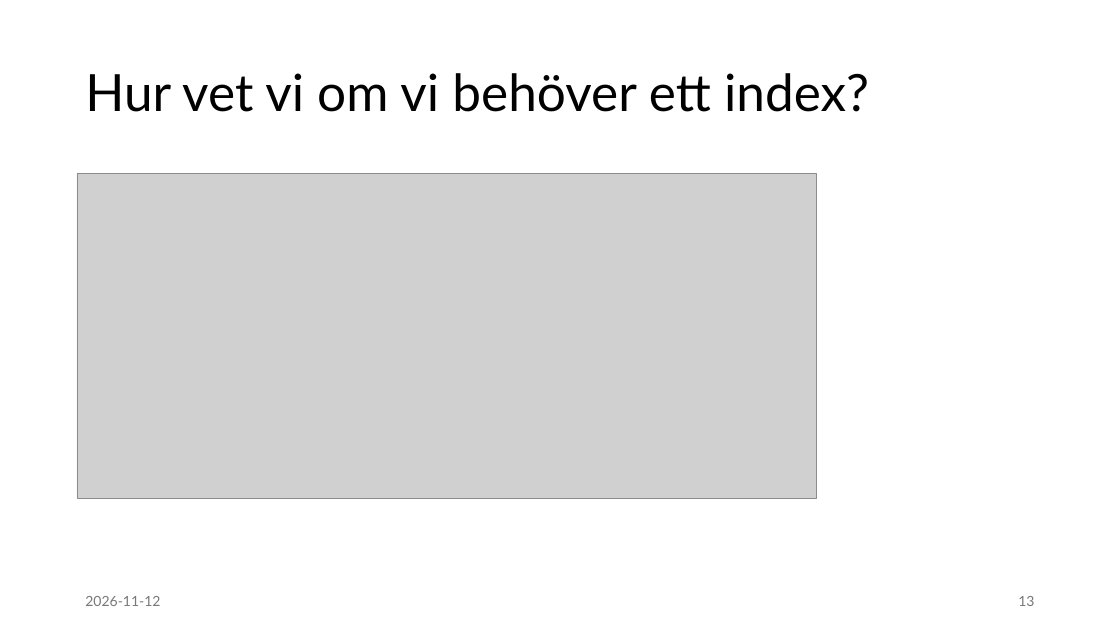
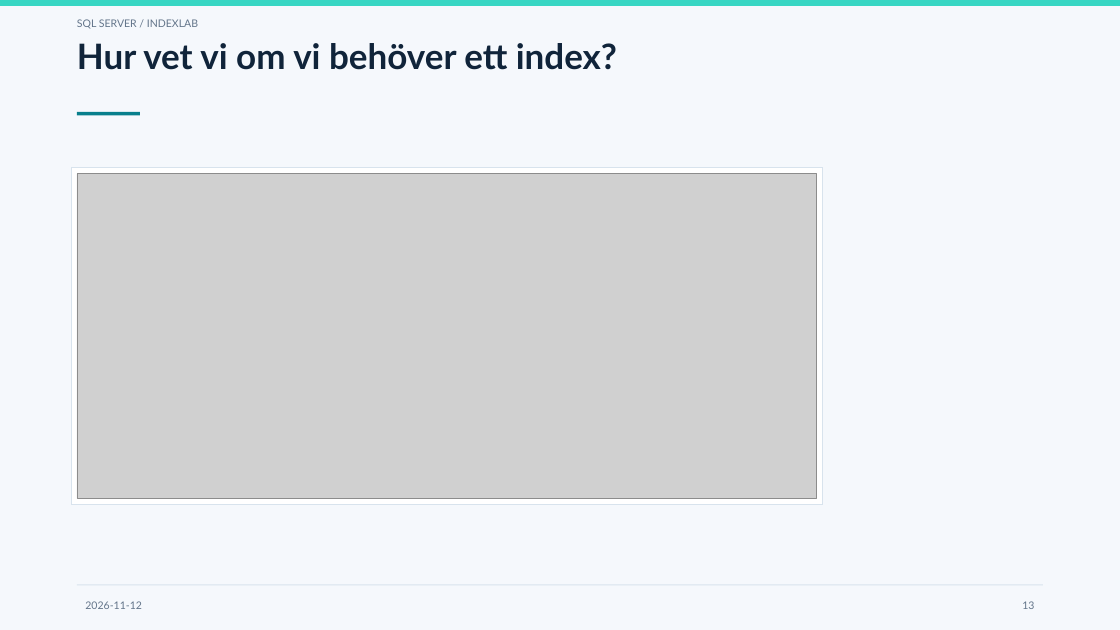
Before and after one commit to moppis/indexing, a slide deck: slide 13 of presentation/Indexering.pptx. Drawn at 1120x630 pixels with LibreOffice and Linux fonts; fonts in the diff are those of the drawing; grey boxes stand for pictures. Boxes give left, top, right and bottom in pixels: in the first picture for what was removed or moved away, otherwise in the second. Text is boxed around its words. In the diff, an @@ line names an element or a change of style, - is before the commit and + after.

```diff
--- a/presentation/Indexering.pptx
+++ b/presentation/Indexering.pptx
@@ background #FFFFFF to #F5F8FC @@
@@ rectangle added at box(0, 0, 1120, 6), fill #37D6C3 @@
@@ text added at box(77, 19, 198, 29), 9 pt, text #63758A @@
+SQL SERVER / INDEXLAB
@@ title "Hur vet vi om vi ..." at box(77, 43, 617, 70): size 44 to 30 pt, text colour #000000 to #10243A, bold on; vertical alignment middle to top @@
@@ rectangle added at box(77, 112, 140, 115), fill #087F8C @@
@@ rectangle added at box(71, 168, 823, 504), fill #FFFFFF, outline #D8E3ED 0.75 pt @@
@@ text "2026-11-12" at box(85, 601, 142, 609): size 12 to 9 pt, text colour #797979 to #63758A @@
@@ rectangle added at box(77, 585, 1044, 586), fill #D8E3ED @@
@@ page number at box(1022, 601, 1034, 609): size 12 to 9 pt, text colour #797979 to #63758A @@
```
Also in this commit, not shown: 20 other slides changed.
